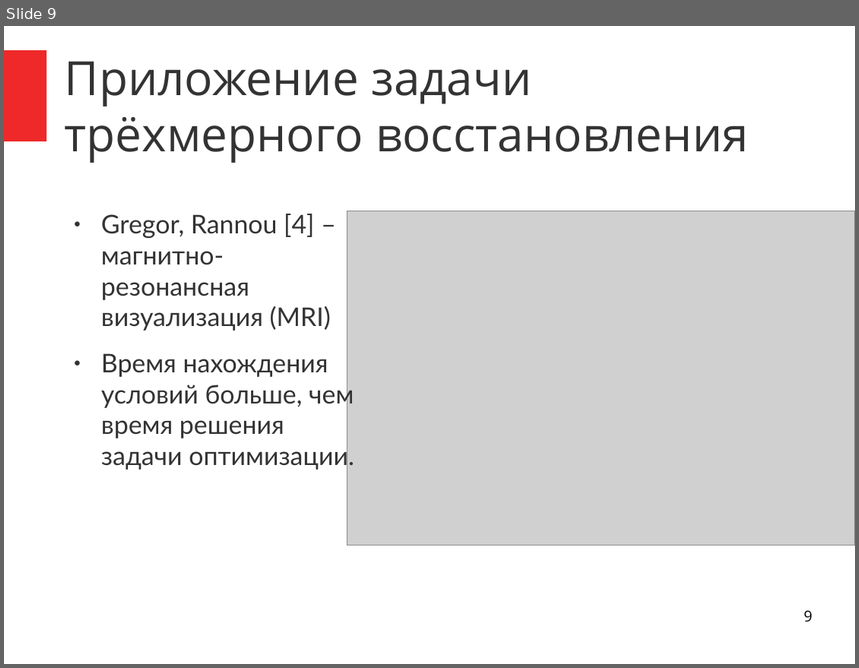
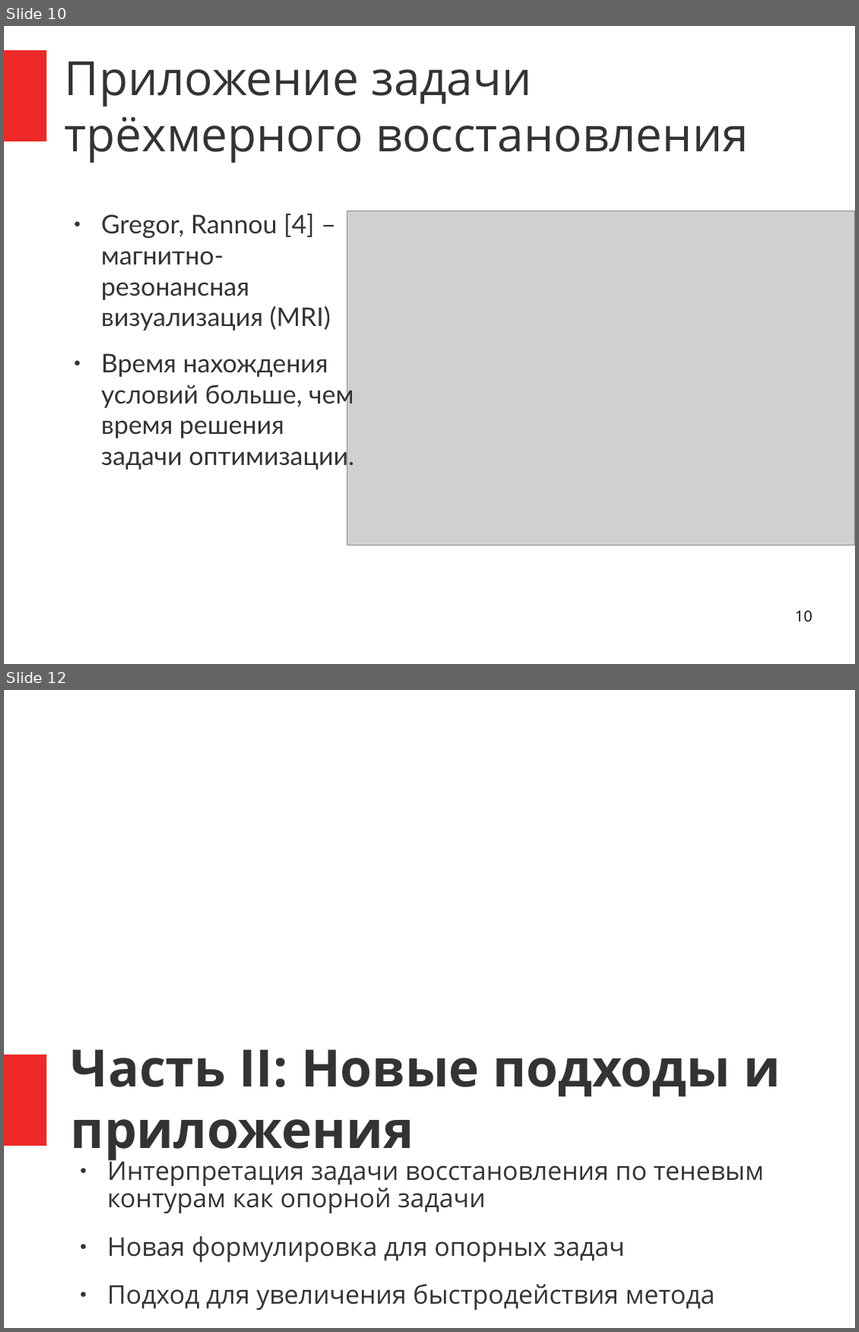
Before and after one commit to ilya-palachev/polyhedra-correction-library, a slide deck: Documentation/i.palachev/Thesis/Presentation-Feb2015/presentation-feb2015.odp. Shown one above the other, each under a label of ours: slide 9 before the commit, slides 10 and 12 after it; the slides between them are not shown. The pictures are 859x668 and 859x1332 pixels, drawn with LibreOffice and Linux fonts; fonts in the diff are those of the drawing; grey boxes stand for pictures. Boxes give left, top, right and bottom in pixels: in the first picture for what was removed or moved away, otherwise in the second. Text is boxed around its words. In the diff, an @@ line names an element or a change of style, - is before the commit and + after.

```diff
--- a/Documentation/i.palachev/Thesis/Presentation-Feb2015/presentation-feb2015.odp
+++ b/Documentation/i.palachev/Thesis/Presentation-Feb2015/presentation-feb2015.odp
@@ slide 12 added at (x1=4, y1=690, x2=855, y2=1328), background #FFFFFF @@
@@ title added at (x1=71, y1=1049, x2=781, y2=1161), 48 pt, text #333333, bold @@
+Часть II: Новые подходы и приложения
@@ rectangle added at (x1=4, y1=1055, x2=47, y2=1146), fill #EF2929 @@
@@ text added at (x1=107, y1=1156, x2=764, y2=1310), 24 pt, text #333333 @@
+● Интерпретация задачи восстановления по теневым контурам как опорной задачи
+● Новая формулировка для опорных задач
+● Подход для увеличения быстродействия метода
@@ what was slide 9 is now slide 10 @@
@@ page number at (x1=795, y1=610, x2=813, y2=623): text changed @@
-9
+10
```
Also in this commit, not shown: 8 slides changed, 9 other slides added, 1 slide removed.
